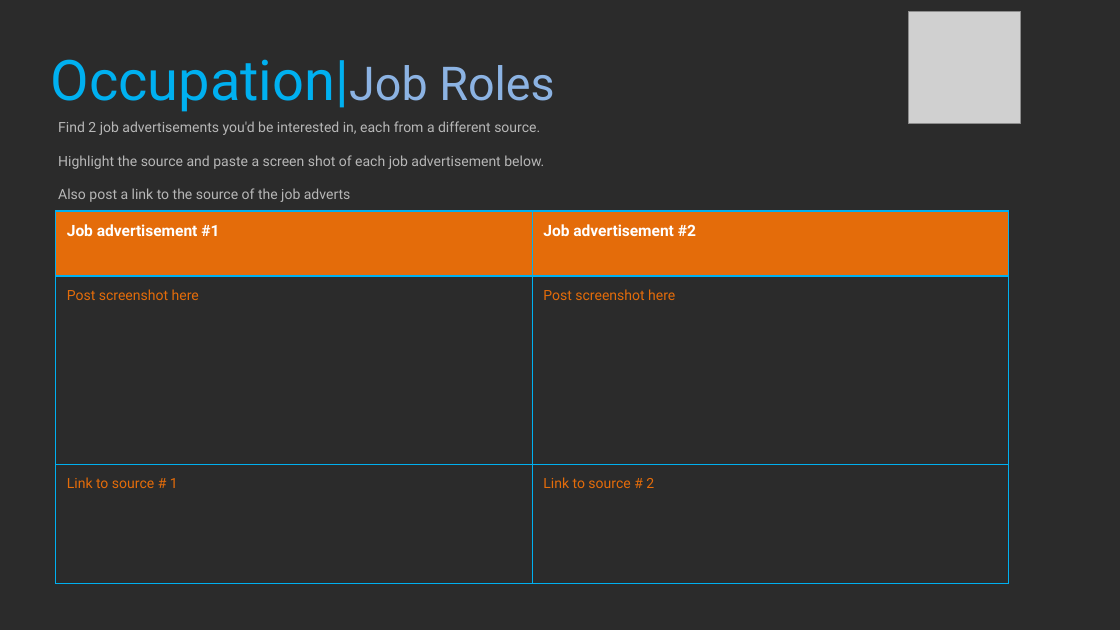
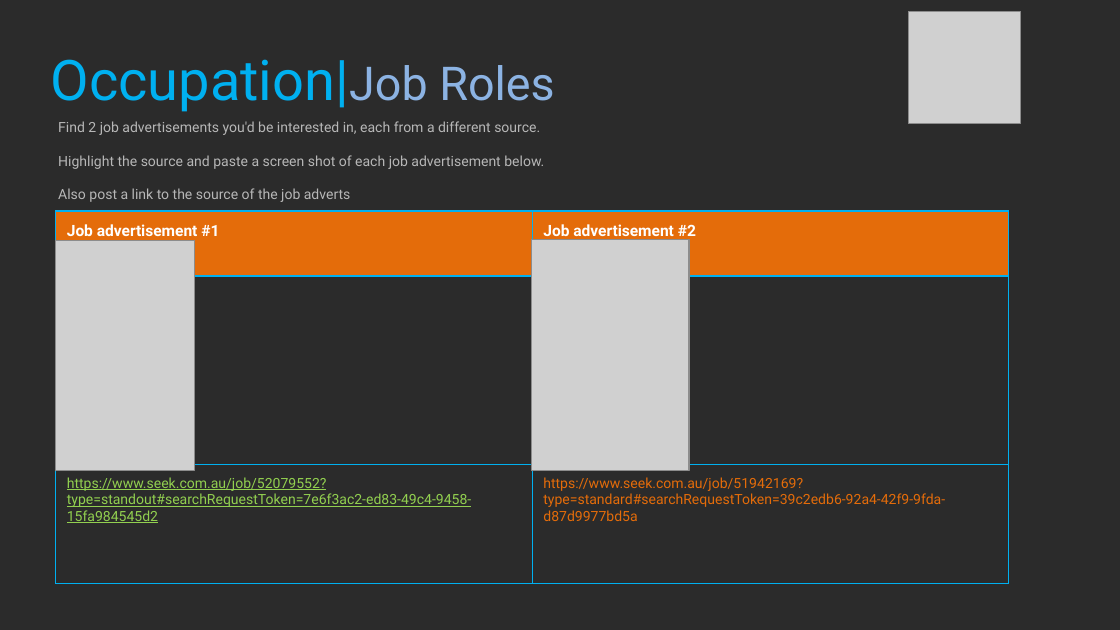
Before and after one commit to ApprovalG/Project_Sleuth, a slide deck: slide 17 of Game Design Workbook.pptx. Drawn at 1120x630 pixels with LibreOffice and Linux fonts; fonts in the diff are those of the drawing; grey boxes stand for pictures; background and template pictures are left out; a plain dark background stands for a picture behind light text. Boxes give left, top, right and bottom in pixels: in the first picture for what was removed or moved away, otherwise in the second. Text is boxed around its words. In the diff, an @@ line names an element or a change of style, - is before the commit and + after.

```diff
--- a/Game Design Workbook.pptx
+++ b/Game Design Workbook.pptx
@@ table at bbox=[56, 211, 1008, 585] @@
-row 2, column 1: Post screenshot here
+row 2, column 1: 
-row 3, column 1: Link to source # 1
+row 3, column 1: https://www.seek.com.au/job/52079552?type=standout#searchRequestToken=7e6f3ac2-ed83-49c4-9458-15fa984545d2
-row 3, column 2: Link to source # 2
+row 3, column 2: https://www.seek.com.au/job/51942169?type=standard#searchRequestToken=39c2edb6-92a4-42f9-9fda-d87d9977bd5a
@@ picture added at bbox=[56, 241, 195, 470] @@
@@ picture added at bbox=[532, 240, 689, 470] @@
```
Also in this commit, not shown: 7 other slides changed, 1 other file.
